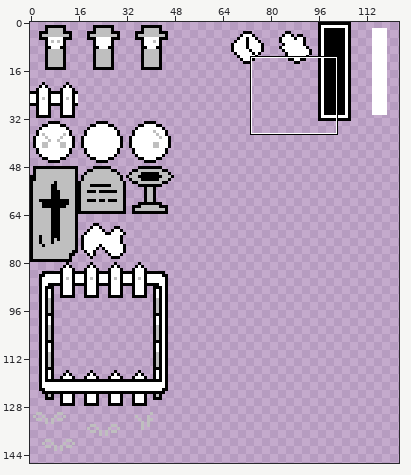
Two versions of one sprite sheet, assets/sprites/spritesheet.png. The picture above shows the old version from afar; the outline marks the close-up.
Close-up. As it was:
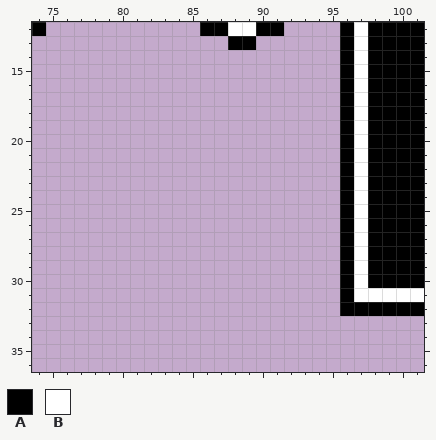
The file is 160x160 pixels. Shown: x 74..101, y 12..36. The wide view leaves out empty margins.
Palette (. is transparent): A #000000  B #ffffff
Pixels before, first column x 74:
12 A...........AABBAA....ABAAAA
13 ..............AA......ABAAAA
14 ......................ABAAAA
15 ......................ABAAAA
16 ......................ABAAAA
17 ......................ABAAAA
18 ......................ABAAAA
19 ......................ABAAAA
20 ......................ABAAAA
21 ......................ABAAAA
22 ......................ABAAAA
23 ......................ABAAAA
24 ......................ABAAAA
25 ......................ABAAAA
26 ......................ABAAAA
27 ......................ABAAAA
28 ......................ABAAAA
29 ......................ABAAAA
30 ......................ABAAAA
31 ......................ABBBBB
32 ......................AAAAAA
The same view after the edit:
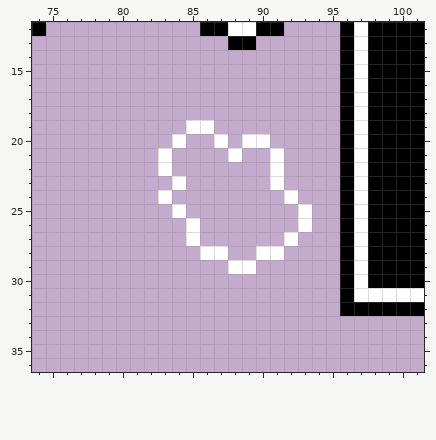
The edit:
Changed rows in their new state; - is an unchanged pixel.
first column x 83:
19 --BB-------
20 -B--B-BB---
21 B----B--B--
22 B-------B--
23 -B------B--
24 B--------B-
25 -B--------B
26 --B-------B
27 --B------B-
28 ---BB--BB--
29 -----BB----
Changed places in both close-ups, as pixel boxes (x1, y1, x2, y2):
added: (158, 120, 312, 274)
